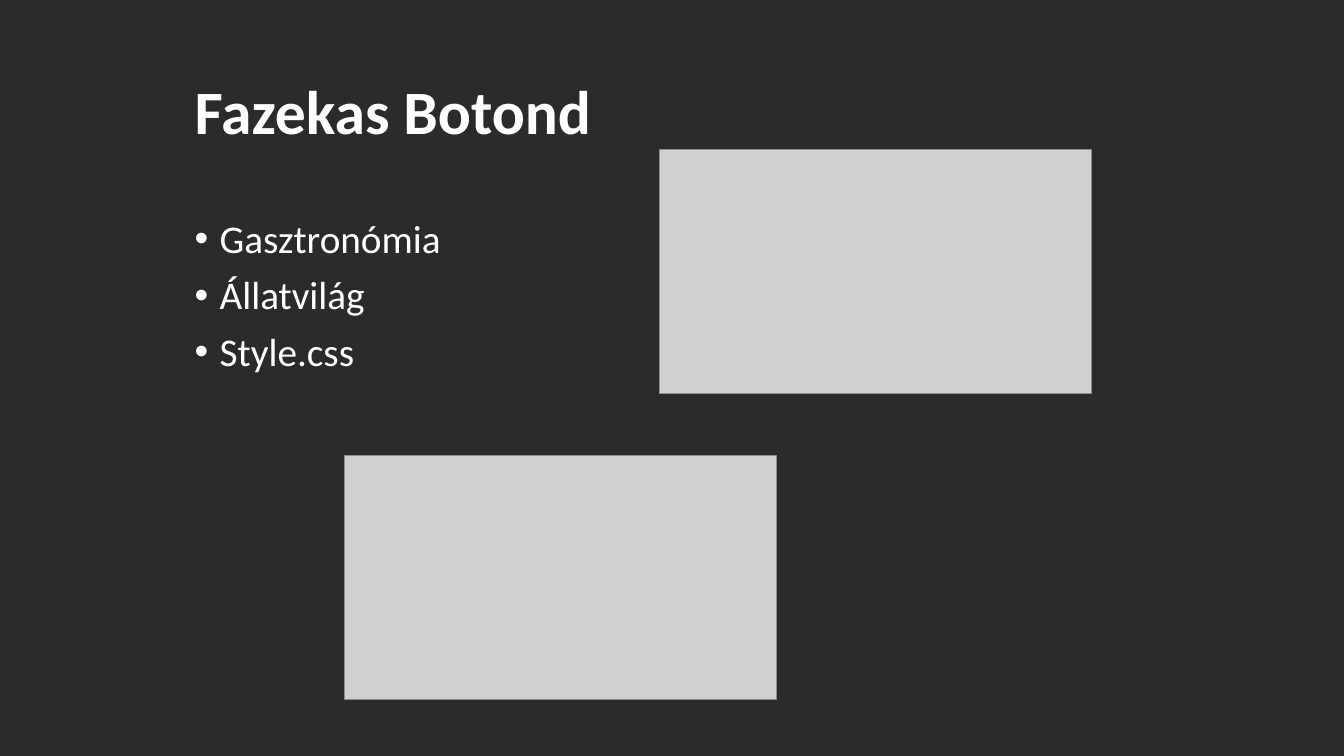
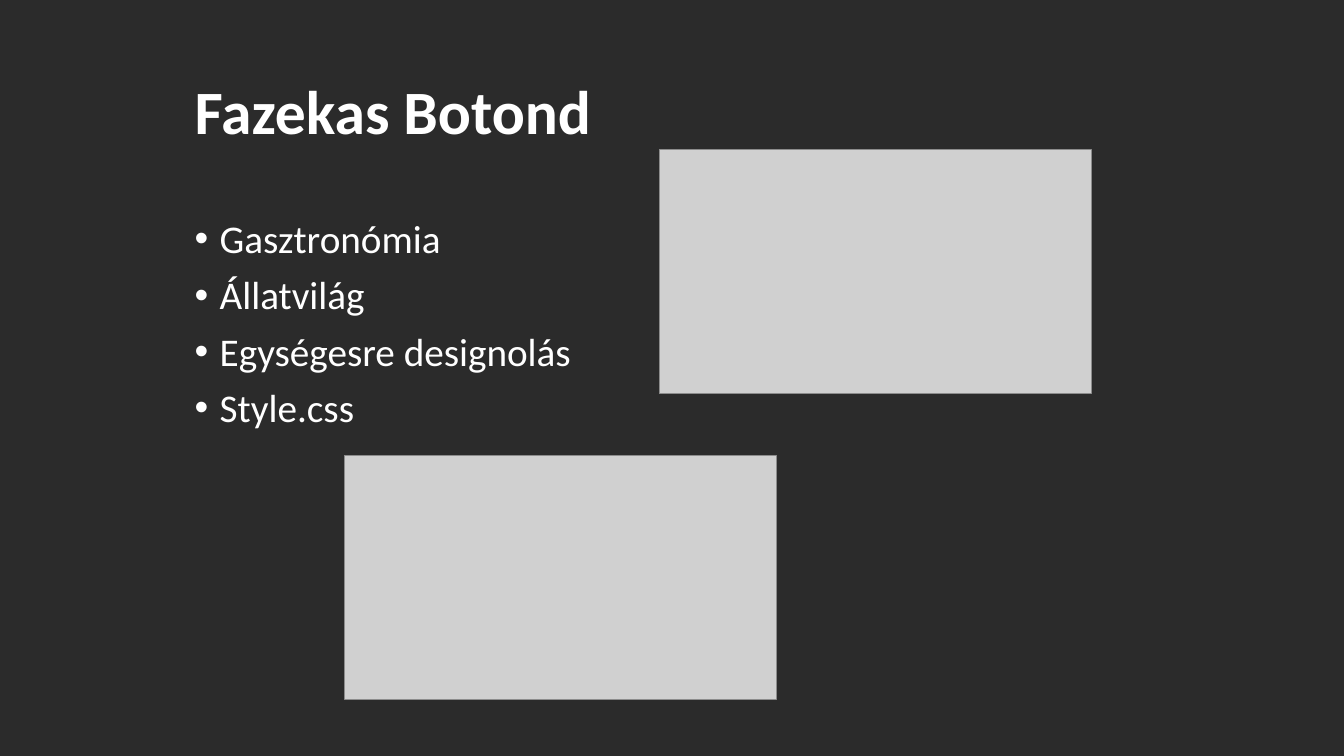
Before and after one commit to PinterBalint/FazekasBotond-SukeBenedek-PinterBalint-IKT-Project, a slide deck: slide 2 of Bemutató.pptx. Drawn at 1344x756 pixels with LibreOffice and Linux fonts; fonts in the diff are those of the drawing; grey boxes stand for pictures; background and template pictures are left out; a plain dark background stands for a picture behind light text. Boxes give left, top, right and bottom in pixels: in the first picture for what was removed or moved away, otherwise in the second. Text is boxed around its words. In the diff, an @@ line names an element or a change of style, - is before the commit and + after.

```diff
--- a/Bemutató.pptx
+++ b/Bemutató.pptx
@@ text at [220,338,571,373]: paragraph added @@
+• Egységesre designolás
```
